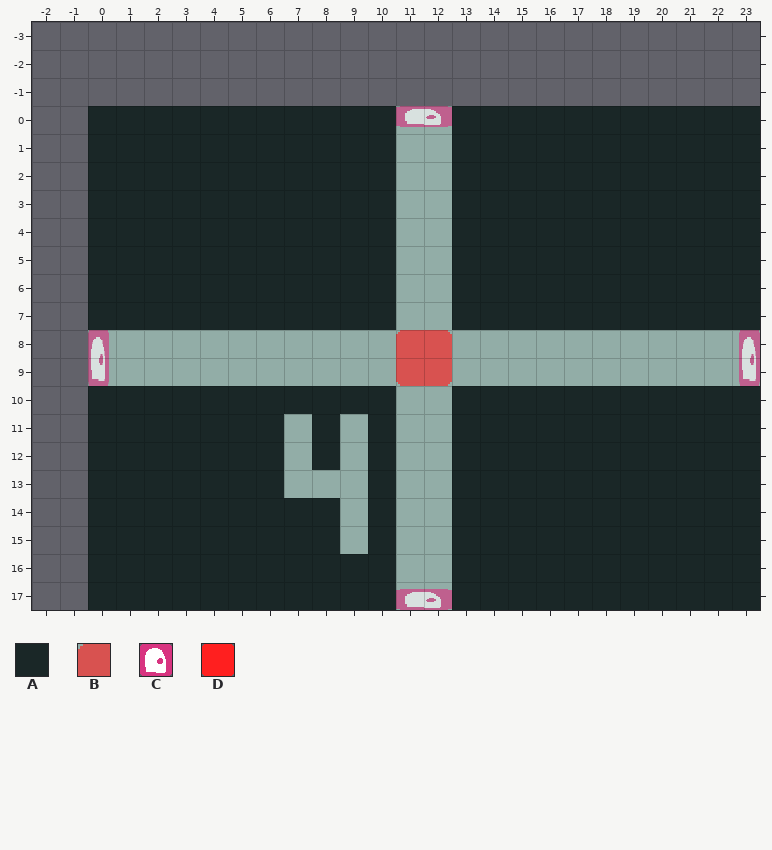
Tiled map: core/assets/maps/DEPTHSQ4.tmx. The picture above is the old version.
Cells are 32x32 px. Shown: x -2..23, y -3..17.
Key: from "depths": A 0, B 10; from "objects": C 5, D 7.
_ is an empty cell.
Objects are placed by their top-left corner, in cells (3,4 is the top-left corner of cell 3,4); size is 1x1 cell unless given.
Layer "FLOOR" before, first column x -2:
-3 __________________________
-2 __________________________
-1 __________________________
 0 __AAAAAAAAAAABBAAAAAAAAAAA
 1 __AAAAAAAAAAABBAAAAAAAAAAA
 2 __AAAAAAAAAAABBAAAAAAAAAAA
 3 __AAAAAAAAAAABBAAAAAAAAAAA
 4 __AAAAAAAAAAABBAAAAAAAAAAA
 5 __AAAAAAAAAAABBAAAAAAAAAAA
 6 __AAAAAAAAAAABBAAAAAAAAAAA
 7 __AAAAAAAAAAABBAAAAAAAAAAA
 8 __BBBBBBBBBBBBBBBBBBBBBBBB
 9 __BBBBBBBBBBBBBBBBBBBBBBBB
10 __AAAAAAAAAAABBAAAAAAAAAAA
11 __AAAAAAABABABBAAAAAAAAAAA
12 __AAAAAAABABABBAAAAAAAAAAA
13 __AAAAAAABBBABBAAAAAAAAAAA
14 __AAAAAAAAABABBAAAAAAAAAAA
15 __AAAAAAAAABABBAAAAAAAAAAA
16 __AAAAAAAAAAABBAAAAAAAAAAA
17 __AAAAAAAAAAABBAAAAAAAAAAA
Objects on layer "ENTITIES" before:
C "north" at 11,0 size 2x0.8
C "west" at 0,8 size 0.8x2
C "east" at 23.2,8 size 0.8x2
D "question" at 11,8 size 2x2
C "return" at 11,17.2 size 2x0.8
Once edited:
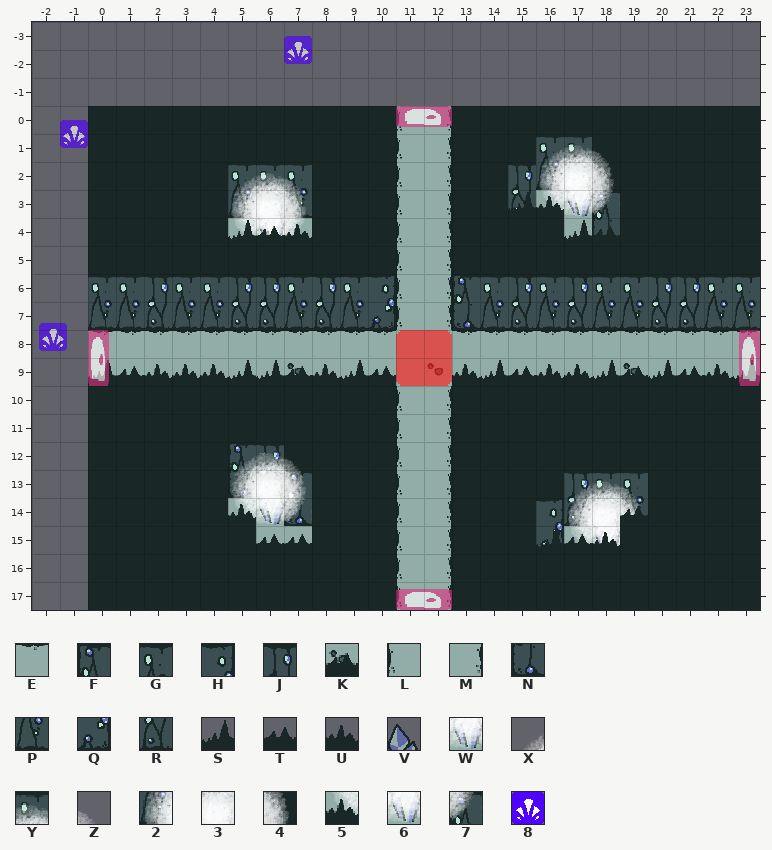
Further tiles: from "depths": E 2, F 4, G 5, H 6, J 7, K 8, L 9, M 11, N 12, P 13, Q 14, R 15, S 24, T 25, U 26, V 36, W 44; from "light": X 32, Y 33, Z 34, 2 40, 3 41, 4 42, 5 48, 6 49, 7 50; from "objects": 8 4.
See-through tiles are keyed as they look on the map.
The edit:
{"where": "layer \"FLOOR\""}
{"y":0,"x":11,"old":"BB","new":"LM"}
{"y":1,"x":11,"old":"BB","new":"LM"}
{"y":1,"x":16,"old":"AA","new":"GG"}
{"y":2,"x":5,"old":"AAA","new":"GGG"}
{"y":2,"x":11,"old":"BB","new":"LM"}
{"y":2,"x":15,"old":"AAA","new":"JPP"}
{"y":3,"x":5,"old":"AAA","new":"PPP"}
{"y":3,"x":11,"old":"BB","new":"LM"}
{"y":3,"x":15,"old":"AAAA","new":"RBBF"}
{"y":4,"x":5,"old":"AAA","new":"BBB"}
{"y":4,"x":11,"old":"BB","new":"LM"}
{"y":4,"x":17,"old":"AA","new":"BN"}
{"y":5,"x":11,"old":"BB","new":"LM"}
{"y":6,"x":0,"old":"AAAAAAAAAAABBAAAAAAAAAAA","new":"GGJGGJJGJGHLMFGJGJGGJJGG"}
{"y":7,"x":0,"old":"AAAAAAAAAAABBAAAAAAAAAAA","new":"PPRPPRRPRPQLMNPRPRPPRRPP"}
{"y":8,"x":0,"old":"BBBBBBBBBBB","new":"EEEEEEEEEEE"}
{"y":8,"x":13,"old":"BBBBBBBBBBB","new":"EEEEEEEEEEE"}
{"y":9,"x":7,"old":"B","new":"K"}
{"y":9,"x":12,"old":"B","new":"K"}
{"y":9,"x":19,"old":"B","new":"K"}
{"y":10,"x":11,"old":"BB","new":"LM"}
{"y":11,"x":11,"old":"BB","new":"LM"}
{"y":12,"x":5,"old":"AAB","new":"FJA"}
{"y":12,"x":11,"old":"BB","new":"LM"}
{"y":13,"x":5,"old":"AAB","new":"NRF"}
{"y":13,"x":11,"old":"BB","new":"LM"}
{"y":13,"x":17,"old":"AAA","new":"JGG"}
{"y":14,"x":5,"old":"AAA","new":"BBN"}
{"y":14,"x":11,"old":"BB","new":"LM"}
{"y":14,"x":16,"old":"AAAA","new":"HRPP"}
{"y":15,"x":6,"old":"AA","new":"BB"}
{"y":15,"x":11,"old":"BB","new":"LM"}
{"y":15,"x":16,"old":"AAA","new":"QBB"}
{"y":16,"x":11,"old":"BB","new":"LM"}
{"y":17,"x":11,"old":"BB","new":"LM"}
{"where": "layer \"MIDDLE\""}
{"y":2,"x":17,"old":"_","new":"V"}
{"y":3,"x":6,"old":"_","new":"V"}
{"y":3,"x":17,"old":"_","new":"W"}
{"y":4,"x":6,"old":"_","new":"W"}
{"y":14,"x":6,"old":"_","new":"W"}
{"y":14,"x":18,"old":"_","new":"V"}
{"y":15,"x":18,"old":"_","new":"W"}
{"where": "layer \"ABOVE\""}
{"y":13,"x":6,"old":"_","new":"V"}
{"where": "layer \"LIGHT\""}
{"y":1,"x":16,"old":"___","new":"XYZ"}
{"y":2,"x":5,"old":"___","new":"XYZ"}
{"y":2,"x":16,"old":"___","new":"234"}
{"y":3,"x":5,"old":"___","new":"234"}
{"y":3,"x":16,"old":"___","new":"567"}
{"y":4,"x":5,"old":"___","new":"567"}
{"y":12,"x":5,"old":"___","new":"XYZ"}
{"y":13,"x":5,"old":"___","new":"234"}
{"y":13,"x":17,"old":"___","new":"XYZ"}
{"y":14,"x":5,"old":"___","new":"567"}
{"y":14,"x":17,"old":"___","new":"234"}
{"y":15,"x":17,"old":"__","new":"56"}
{"where": "layer \"OVERHEAD\""}
{"y":3,"x":15,"old":"__","new":"SU"}
{"y":4,"x":5,"old":"___","new":"STU"}
{"y":4,"x":17,"old":"__","new":"ST"}
{"y":9,"x":0,"old":"___________","new":"STUUUSSTUST"}
{"y":9,"x":13,"old":"___________","new":"USTUUSTSTUS"}
{"y":11,"x":7,"old":"_","new":"A"}
{"y":11,"x":9,"old":"_","new":"A"}
{"y":12,"x":9,"old":"_","new":"A"}
{"y":13,"x":8,"old":"__","new":"AA"}
{"y":14,"x":5,"old":"_","new":"U"}
{"y":14,"x":9,"old":"_","new":"A"}
{"y":14,"x":19,"old":"_","new":"T"}
{"y":15,"x":6,"old":"__","new":"TT"}
{"y":15,"x":9,"old":"_","new":"A"}
{"y":15,"x":16,"old":"___","new":"STU"}
{"where": "layer \"ENTITIES\""}
{"now": "8 \"mote\" at 7,-2.5"}
{"now": "8 \"mote\" at -1,0.5"}
{"now": "8 \"mote\" at -1.8,7.8"}
{"label":"added","picture_box":[284,36,312,64]}
{"label":"changed","picture_box":[88,106,760,610]}
{"label":"added","picture_box":[60,120,88,148]}
{"label":"added","picture_box":[39,323,67,351]}
